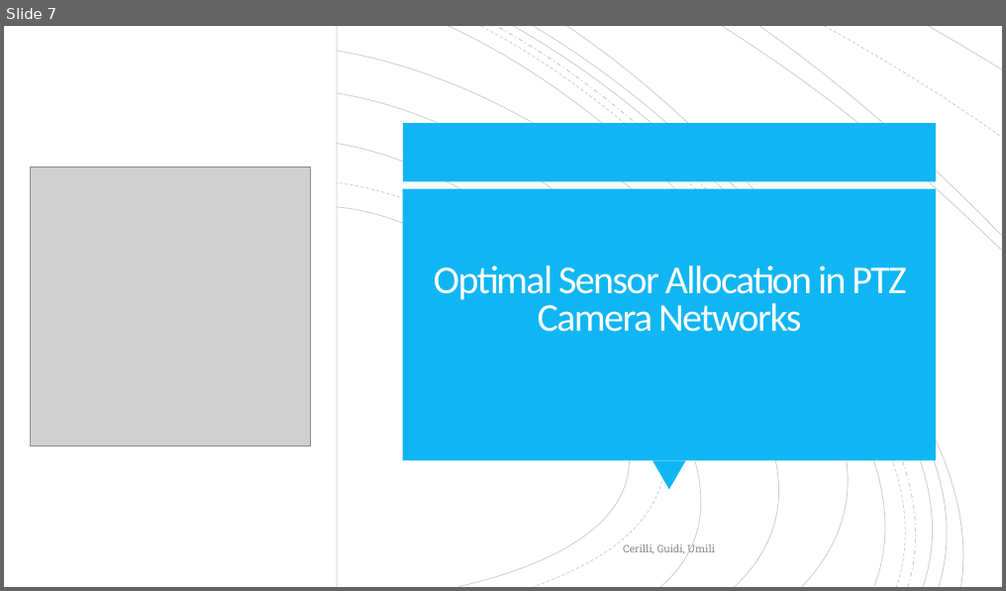
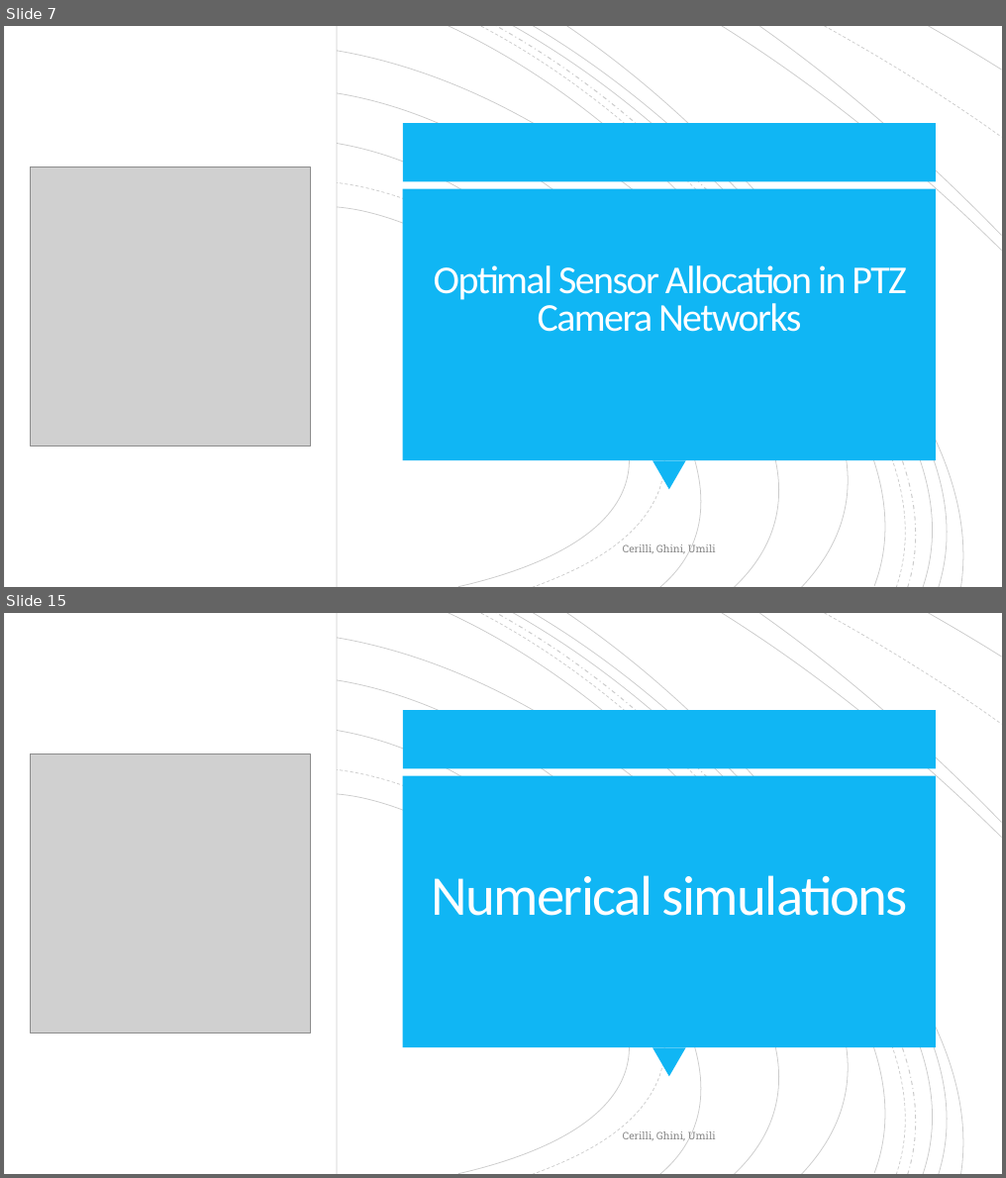
Before and after one commit to dinies/MultiRobot, a slide deck: Presentation.pptx. Shown one above the other, each under a label of ours: slide 7 before the commit, slides 7 and 15 after it; the slides between them are not shown. The pictures are 1006x591 and 1006x1178 pixels, drawn with LibreOffice and Linux fonts; fonts in the diff are those of the drawing; grey boxes stand for pictures. Boxes give left, top, right and bottom in pixels: in the first picture for what was removed or moved away, otherwise in the second. Text is boxed around its words. In the diff, an @@ line names an element or a change of style, - is before the commit and + after.

```diff
--- a/Presentation.pptx
+++ b/Presentation.pptx
@@ slide 15 added at (4, 613, 1002, 1174), background #FFFFFF; not listed: 19 template elements that a slide beside it also shows @@
@@ rectangle added at (4, 613, 1002, 1174), fill #FFFFFF @@
@@ rectangle added at (4, 613, 338, 1174), fill #FFFFFF, outline #000000 0.75 pt @@
@@ group added at (4, 613, 1002, 1174): 19 freeform shapes @@
@@ group added at (4, 613, 1002, 1174): 19 freeform shapes @@
@@ rectangle added at (403, 710, 936, 768), fill #10B6F4 @@
@@ picture added at (31, 754, 310, 1033) @@
@@ rectangle added at (403, 776, 936, 1048), fill #10B6F4 @@
@@ title added at (431, 875, 908, 916), 54 pt, text #FFFEFF @@
+Numerical simulations
@@ triangle added at (652, 1048, 686, 1076), fill #10B6F4 @@
@@ text added at (623, 1131, 716, 1141), 10 pt, text #8C8C8C @@
+Cerilli, Ghini, Umili
@@ slide 7 changed as well @@
@@ text at (623, 544, 716, 554): text changed @@
-Cerilli, Guidi, Umili
+Cerilli, Ghini, Umili
```
Also in this commit, not shown: 6 other slides changed, 7 other slides added.
